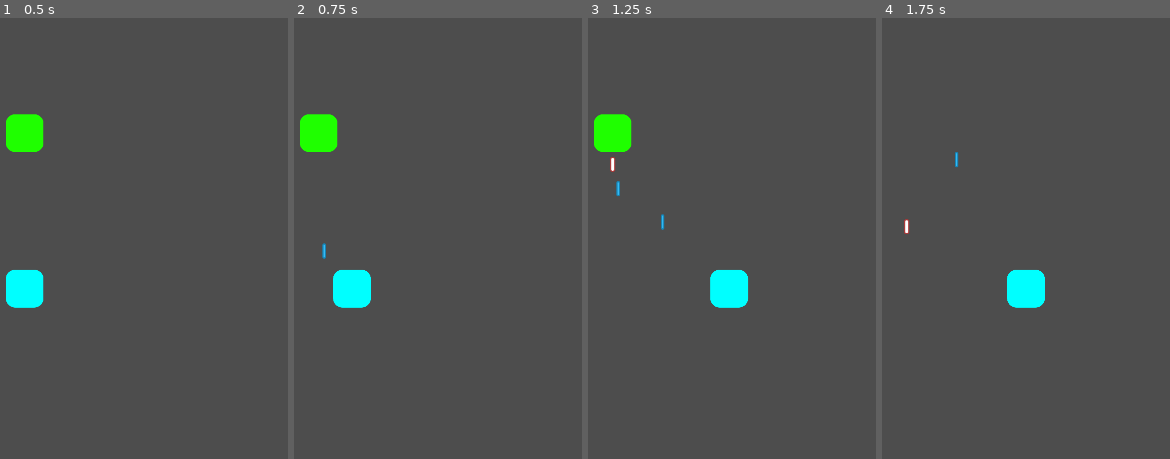
Above: before the commit, frames 1-4 (left to right).
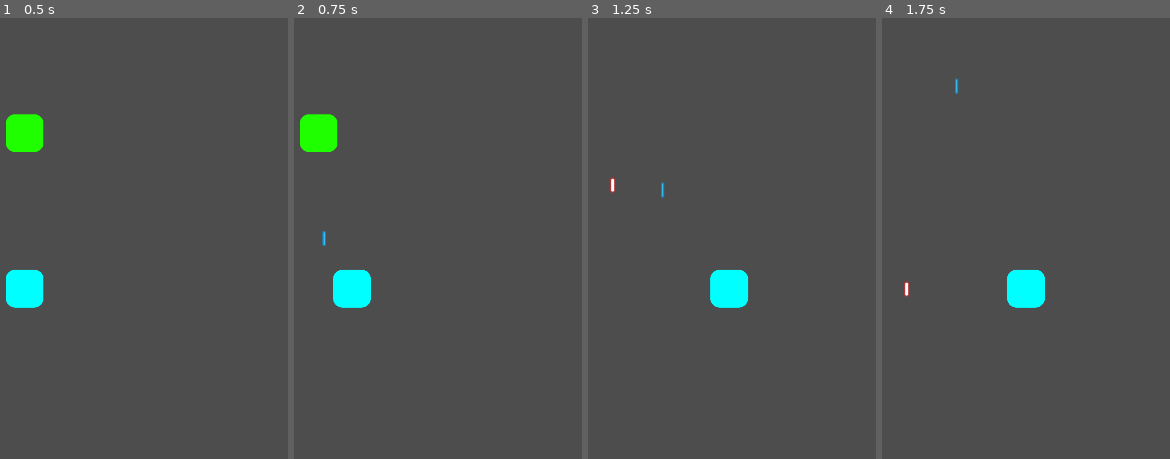
Above: after the commit, the same moments.

Repository: michael-j-coyne/space-defense
Game: Godot game, scene res://scenes/main.tscn
Two runs of this game, one before a commit and one after it. Both use one fixed random seed, a clock stepped at 60 frames per second and the inputs below.
Inputs (mouse positions are in pixels of both pictures, inside the frame that each line leads up to):
- Up to frame 1 (0.5 s): no input
- Up to frame 2 (0.75 s): tap Enter (ui_accept) at 0.5 s; move the mouse to (outside the picture) at 0.52 s; hold Right (ui_right) from 0.53 s (still down); hold Shift from 0.53 s (still down); click (outside the picture) at 0.67 s
- Up to frame 3 (1.25 s): keep holding Right (ui_right); keep holding Shift; tap Enter (ui_accept) at 0.77 s
- Up to frame 4 (1.75 s): release Right (ui_right) at 1.25 s; release Shift at 1.25 s; drag from (948, 264) to (907, 132) at 1.27 s

Frame 1 is identical in both runs. In frame 2, less than 0.1% of the frame differs, in the area x 9-12%, y 48-55%; in frame 3, 1.3%, in the area x 2-27%, y 21-49%; in frame 4, 0.2%.

Commit message:
Change grunt/player projectile speed

Diff:
--- a/scenes/enemies/grunt.tscn
+++ b/scenes/enemies/grunt.tscn
@@ -18,7 +18,7 @@
 
 [node name="GunComponent" parent="." instance=ExtResource("3_bxl82")]
 ammo = ExtResource("5_4fkuy")
-projectile_speed = 300.0
+projectile_speed = 500.0
 damage = 0.5
 
 [node name="HealthComponent" parent="." instance=ExtResource("5_3m56x")]
@@ -28,5 +28,4 @@
 health_component = NodePath("../HealthComponent")
 
 [node name="CollisionPolygon2D" type="CollisionPolygon2D" parent="HitboxComponent"]
-scale = Vector2(1, 1)
 polygon = PackedVector2Array(102, -124.4, 102, -122.9, 120, -107.9, 120, -105.5, 130, -88, 130, 86.6, 119.3, 109, 117.8 …(236 unchanged characters)…
--- a/scenes/player.tscn
+++ b/scenes/player.tscn
@@ -20,12 +20,11 @@
 [node name="GunComponent" parent="." instance=ExtResource("4_imcly")]
 position = Vector2(2.08165e-12, -130)
 ammo = ExtResource("6_rysiu")
-projectile_speed = 300.0
+projectile_speed = 500.0
 damage = 1.0
 
 [node name="HitboxComponent" parent="." node_paths=PackedStringArray("health_component") instance=ExtResource("5_frb1s")]
 health_component = NodePath("../HealthComponent")
 
 [node name="CollisionPolygon2D" type="CollisionPolygon2D" parent="HitboxComponent"]
-scale = Vector2(1, 1)
 polygon = PackedVector2Array(102, -124.4, 102, -122.9, 120, -107.9, 120, -105.5, 130, -88, 130, 86.6, 119.3, 109, 117.8 …(236 unchanged characters)…
